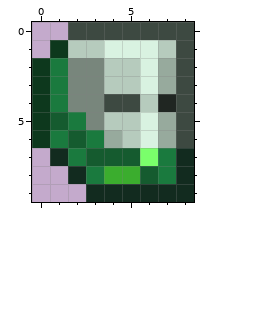
Pixel-art sprite -- Items/Armor/GreenDamascusHelmet.png. Above: the version before the commit.
The file is 18x20 pixels, drawn in blocks of 2x2; one block is one cell here. Colours within 5 levels of each other are drawn and written as one.
The result:
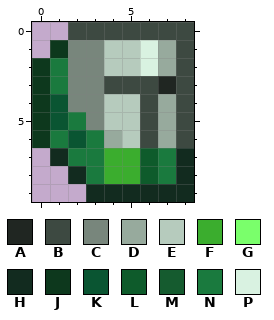
Palette (. is transparent): A #202622  B #3d4941  C #78867c  D #97aa9d  E #b6cbbd  F #3bad2e  G #7aff6b  H #122b1f  J #0d381d  K #0a5532  L #0e5b2b  M #155b2f  N #1a7a3e  P #d9f2e1
Change:
@@ x 0..8 @@
  0 ..BBBBBBB
- 1 .JEEPPPEB
+ 1 .JCCEEPDB
  2 JNCCEEPDB
- 3 JNCCEEPDB
- 4 JNCCBBEAB
- 5 JMNCEEPDB
- 6 JNMNDEPDB
- 7 .HNMMMGNH
- 8 ..HNFFMNH
+ 3 JNCCBBBAB
+ 4 JKCCEEBDB
+ 5 JKNCEEBDB
+ 6 JNKNDEBDB
+ 7 .HNNFFLNH
+ 8 ..HNFFLNH
  9 ...HHHHHH
